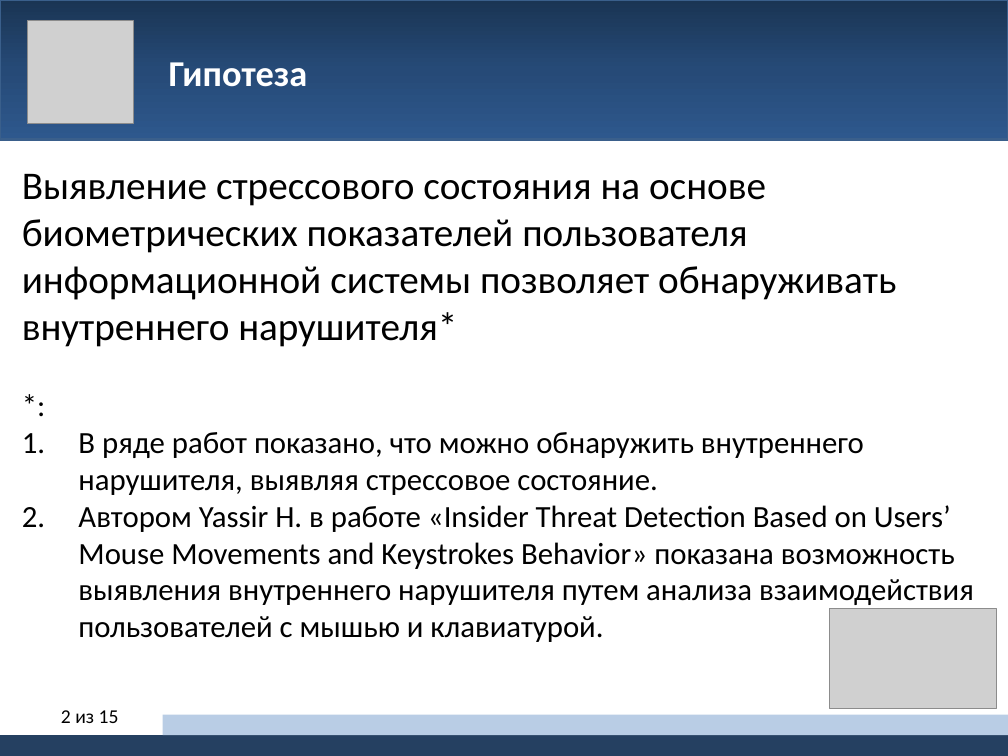
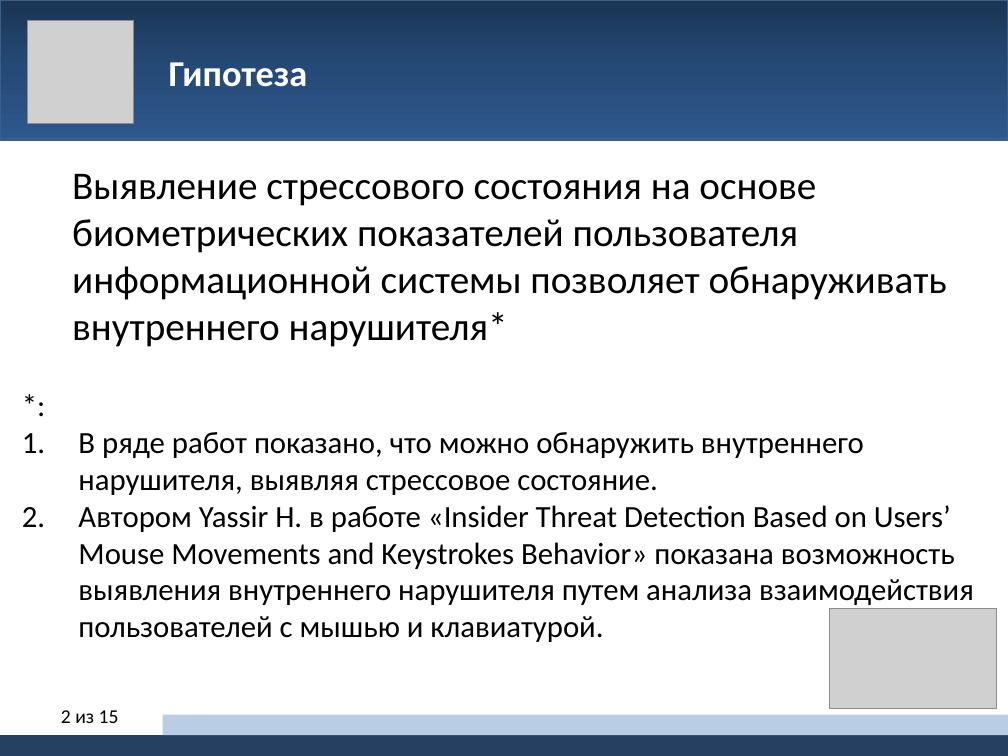
Before and after one commit to sultanovazamat/insider-threat-detection, a slide deck: slide 2 of reports/ppt_report.pptx. Drawn at 1008x756 pixels with LibreOffice and Linux fonts; fonts in the diff are those of the drawing; grey boxes stand for pictures. Boxes give left, top, right and bottom in pixels: in the first picture for what was removed or moved away, otherwise in the second. Text is boxed around its words. In the diff, an @@ line names an element or a change of style, - is before the commit and + after.

```diff
--- a/reports/ppt_report.pptx
+++ b/reports/ppt_report.pptx
@@ text at (72, 174, 947, 347): list level 1 to 2 in "Выявление стрессового состояния на основе ..." @@
```
Also in this commit, not shown: 1 other slide changed, 2 other files.
